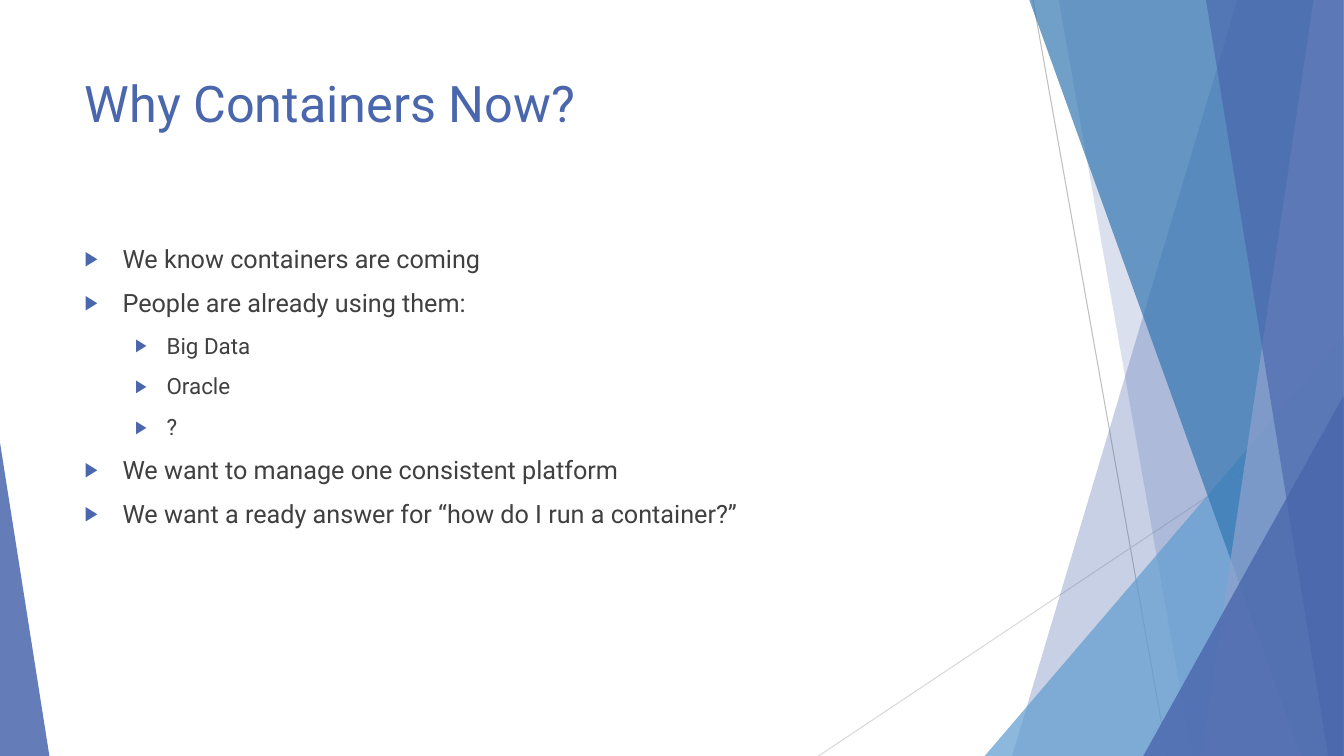
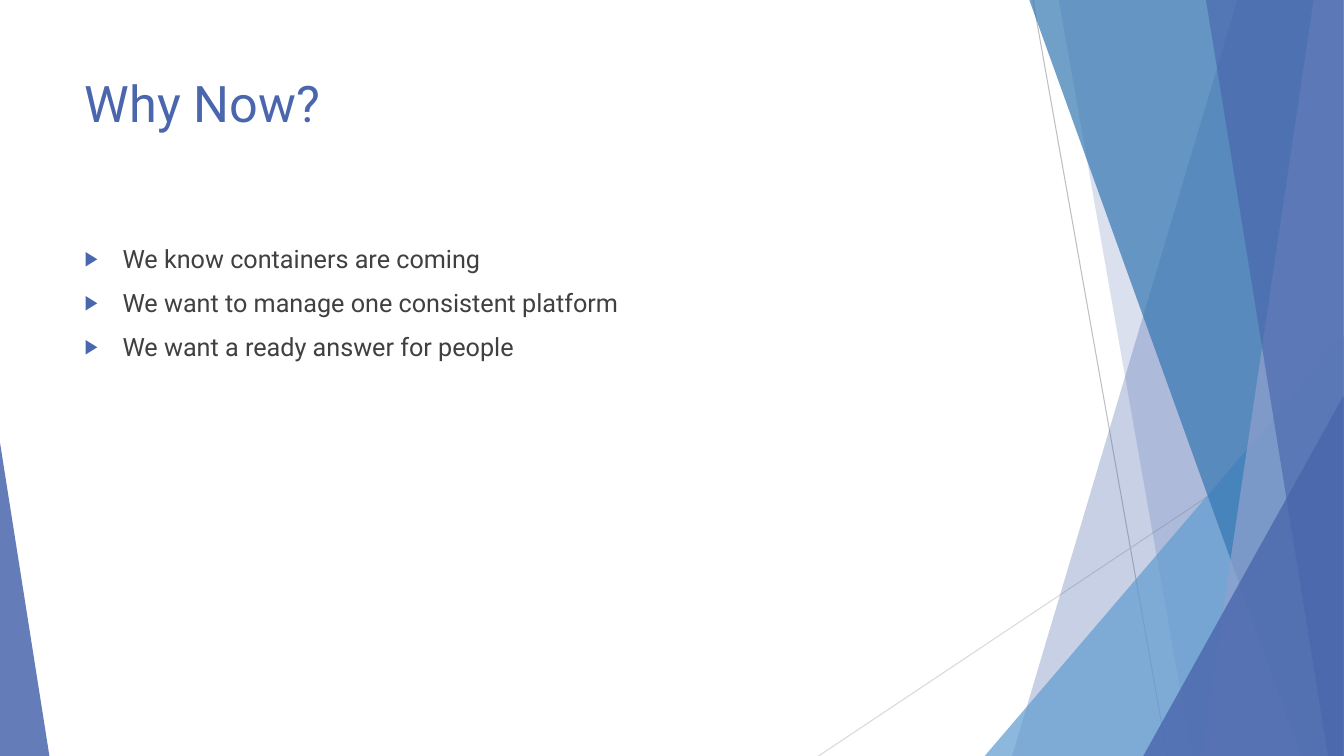
Before and after one commit to EnterpriseProductsLP/docker-straw-man, a slide deck: slide 3 of presentation.pptx (slide 2 before the commit). Drawn at 1344x756 pixels with LibreOffice and Linux fonts; fonts in the diff are those of the drawing. Boxes give left, top, right and bottom in pixels: in the first picture for what was removed or moved away, otherwise in the second. Text is boxed around its words. In the diff, an @@ line names an element or a change of style, - is before the commit and + after.

```diff
--- a/presentation.pptx
+++ b/presentation.pptx
@@ title at (85,84,319,133): text changed @@
-Why Containers Now?
+Why Now?
@@ text at (123,293,466,394): paragraphs removed @@
-▶ People are already using them:
-  ▶ Big Data
-  ▶ Oracle
-  ▶ ?
@@ text at (123,337,513,362): text changed @@
-▶ We want a ready answer for “how do I run a container?”
+▶ We want a ready answer for people
```
Also in this commit, not shown: 10 other slides changed, 3 slides added.
